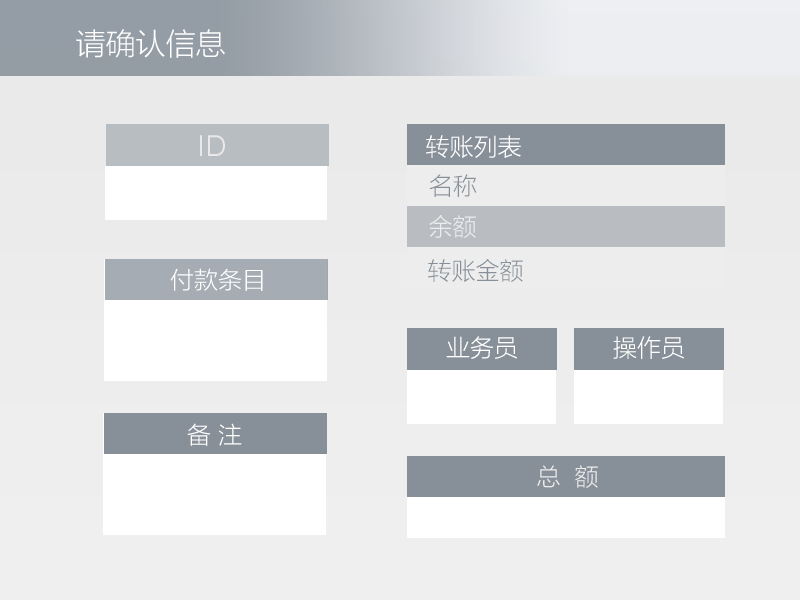
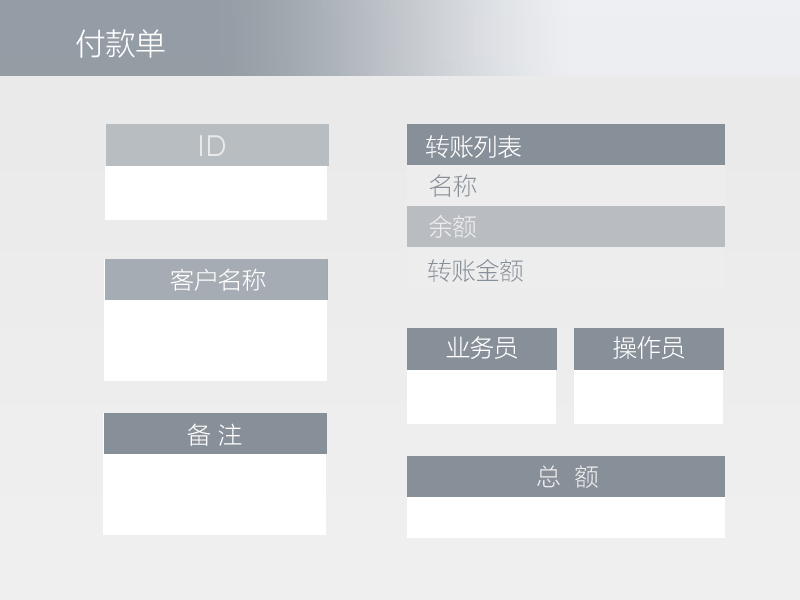
Revision of a layered 800 x 600 image; what changed, layer by layer:
renamed "请确认信息" to "付款单", painted on it over [76, 29, 225, 58]
renamed "付款条目" to "客户名称", painted on it over [170, 268, 266, 291]
